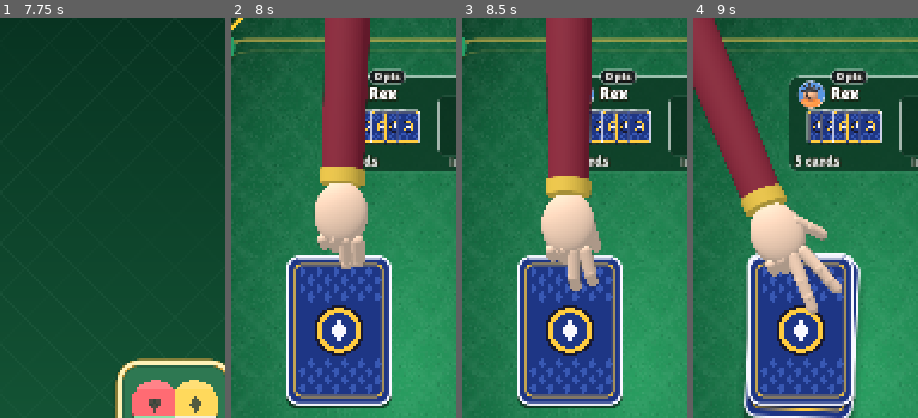
Above: before the commit, frames 1-4 (left to right).
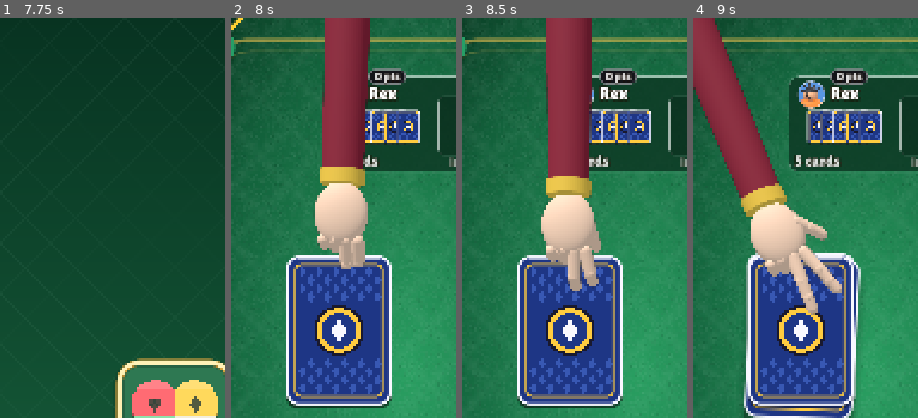
Above: after the commit, the same moments.

Repository: lambou/jcommand-cards-monorepo
Game: Godot game, scene res://scenes/main.tscn
The game is run twice, just before and just after one commit, with the same random seed, the same clock (stepped at 60 frames per second) and the same inputs.
Inputs (mouse positions are % of the whole screen's width and height, from its top left):
- Up to frame 1 (7.75 s): tap Enter at 0.5 s; move the mouse to (72, 45) at 0.52 s; hold Right 0.53-1.25 s; click (72, 45) at 0.67 s; tap Space at 0.77 s; drag from (30, 55) to (45, 70) at 1.27 s; move the mouse to (60, 28) at 2.02 s; hold Right 2.03-2.75 s; drag from (45, 70) to (20, 35) at 2.77 s; click "Easy" at 3.5 s; click "Easy" at 4.25 s; click "Normal" at 5 s; click "Normal" at 5.75 s; click "PLAY" at 6.5 s; click "PLAY" at 7.25 s
- Up to frame 2 (8 s): no input
- Up to frame 3 (8.5 s): tap Enter at 8 s; drag from (35, 39) to (55, 50) at 8.02 s
- Up to frame 4 (9 s): tap Enter at 8.75 s; drag from (49, 16) to (35, 25) at 8.77 s
The pictures show only the part of the screen within x 11-61%, y 0-50%; the shares and areas given below are measured in that part.

Frame 1 is identical in both runs. In frame 2, 0.1% of the frame differs, in the area x 60-78%, y 12-17%; in frame 3, 0.1%; in frame 4, 0.1%.

Commit message:
Points badge: opaque, and drawn above the gold frame on an out seat (no seam through it)
Co-Authored-By: Claude Sonnet 5.5 <noreply@anthropic.com>

Diff:
--- a/apps/mobile/scripts/ui/opponent_view.gd
+++ b/apps/mobile/scripts/ui/opponent_view.gd
@@ -28,7 +28,7 @@
 shader_type canvas_item;
 void fragment() {
 	float g = dot(COLOR.rgb, vec3(0.299, 0.587, 0.114));
-	COLOR.rgb = mix(vec3(g), COLOR.rgb, 0.4) * 0.88;
+	COLOR.rgb = mix(vec3(g), COLOR.rgb, 0.4) * 0.8;
 }
 """
 static var _out_material: ShaderMaterial
@@ -104,7 +104,6 @@
 		_out_material = ShaderMaterial.new()
 		_out_material.shader = sh
 	material = _out_material if out else null
-	modulate.a = 0.85 if out else 1.0
 	stamp.visible = out
 	stamp.queue_redraw()
 	_layout_mini()
@@ -131,6 +130,7 @@
 		frame.shadow_color = Color(1.0, 0.82, 0.2, 0.18)
 		frame.shadow_size = 8
 		stamp.draw_style_box(frame, Rect2(Vector2.ZERO, size))
+	_draw_points(stamp, font)
 	stamp.draw_set_transform(c, 0.0 if won else deg_to_rad(-8.0), Vector2.ONE)
 	var col := Color(1.0, 0.82, 0.2) if won else Color(0.95, 0.22, 0.2, 0.95)
 	var r := Rect2(-w / 2.0, -h / 2.0, w, h)
@@ -162,14 +162,6 @@
 	return font.get_string_size(text, HORIZONTAL_ALIGNMENT_LEFT, -1, 28).x
 
 
-## Tiny gold crown; `c` = bottom-left corner.
-func _mini_crown(c: Vector2) -> void:
-	var pts := PackedVector2Array([c, c + Vector2(0, -20), c + Vector2(6, -11), c + Vector2(12, -24),
-		c + Vector2(18, -11), c + Vector2(24, -20), c + Vector2(24, 0)])
-	draw_colored_polygon(pts, Color(1.0, 0.82, 0.2))
-	draw_polyline(PackedVector2Array([pts[0], pts[1], pts[2], pts[3], pts[4], pts[5], pts[6], pts[0]]), Color(0.42, 0.24, 0.02), 2.0)
-
-
 func _process(_delta: float) -> void:
 	queue_redraw() # drives the CHECK pulse
 
@@ -188,6 +180,28 @@
 	for i in 3:
 		var bounce := 0.0 if Settings.reduce() else -maxf(0.0, sin((t * 3.0 - i * 0.45) * TAU * 0.5)) * 7.0
 		draw_circle(Vector2(pill.position.x + 20.0 + 19.0 * i, pill.position.y + 21.0 + bounce), 5.5, Color(0.25, 0.15, 0.02))
+
+
+## Running points: a badge on the top edge; the leader's is gold with a small crown. An out
+## player's badge is drawn by the stamp layer instead, so it stays in colour and sits above
+## the gold frame.
+func _draw_points(ci: CanvasItem, font: Font) -> void:
+	var ptxt := "%d pts" % points
+	var tw := _pts_width(font, ptxt)
+	var bw := tw + 28.0 + (30.0 if leading else 0.0)
+	var pr := Rect2(100.0, -17.0, bw, 36.0)
+	var pb := StyleBoxFlat.new()
+	pb.bg_color = Color(0.25, 0.17, 0.02) if leading else Color(0.08, 0.08, 0.1)
+	pb.set_corner_radius_all(14)
+	pb.set_border_width_all(3)
+	pb.border_color = Color(1.0, 0.82, 0.2) if leading else Color(0.55, 0.55, 0.57)
+	ci.draw_style_box(pb, pr)
+	var tx := pr.position.x + 14.0
+	if leading:
+		_draw_crown(ci, Vector2(tx + 12.0, pr.position.y + 28.0), 1.0)
+		tx += 30.0
+	TextFx.draw(ci, font, Vector2(tx, pr.position.y + 28.0), ptxt, HORIZONTAL_ALIGNMENT_LEFT, -1, 28,
+		Color(1.0, 0.85, 0.3) if leading else Color(1, 1, 1, 0.85))
 
 
 func _draw() -> void:
@@ -213,23 +227,8 @@
 	TextFx.draw(self, font, Vector2(100, 56), player_name, HORIZONTAL_ALIGNMENT_LEFT, size.x - 114.0, 42, Color.WHITE)
 	if active:
 		_draw_thinking(font)
-	# Running points: a badge on the top edge; the leader's is gold with a small crown.
-	var ptxt := "%d pts" % points
-	var tw := _pts_width(font, ptxt)
-	var bw := tw + 28.0 + (30.0 if leading else 0.0)
-	var pr := Rect2(100.0, -17.0, bw, 36.0)
-	var pb := StyleBoxFlat.new()
-	pb.bg_color = Color(0.25, 0.17, 0.02, 0.95) if leading else Color(0.08, 0.08, 0.1, 0.9)
-	pb.set_corner_radius_all(14)
-	pb.set_border_width_all(3)
-	pb.border_color = Color(1.0, 0.82, 0.2) if leading else Color(1, 1, 1, 0.45)
-	draw_style_box(pb, pr)
-	var tx := pr.position.x + 14.0
-	if leading:
-		_mini_crown(Vector2(tx, pr.position.y + 28.0))
-		tx += 30.0
-	TextFx.draw(self, font, Vector2(tx, pr.position.y + 28.0), ptxt, HORIZONTAL_ALIGNMENT_LEFT, -1, 28,
-		Color(1.0, 0.85, 0.3) if leading else Color(1, 1, 1, 0.85))
+	if not out:
+		_draw_points(self, font)
 
 	var mr := mini_rect()
 	var fan_w := mr.position.x - 28.0
